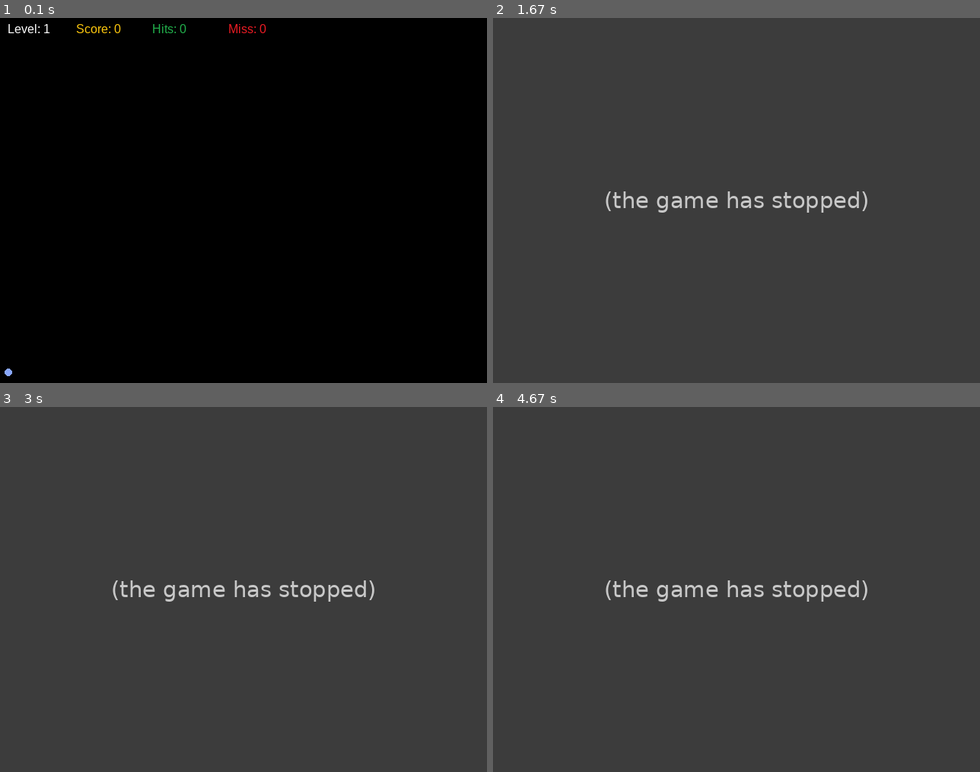
Above: before the commit, frames 1-4 (two rows, left to right).
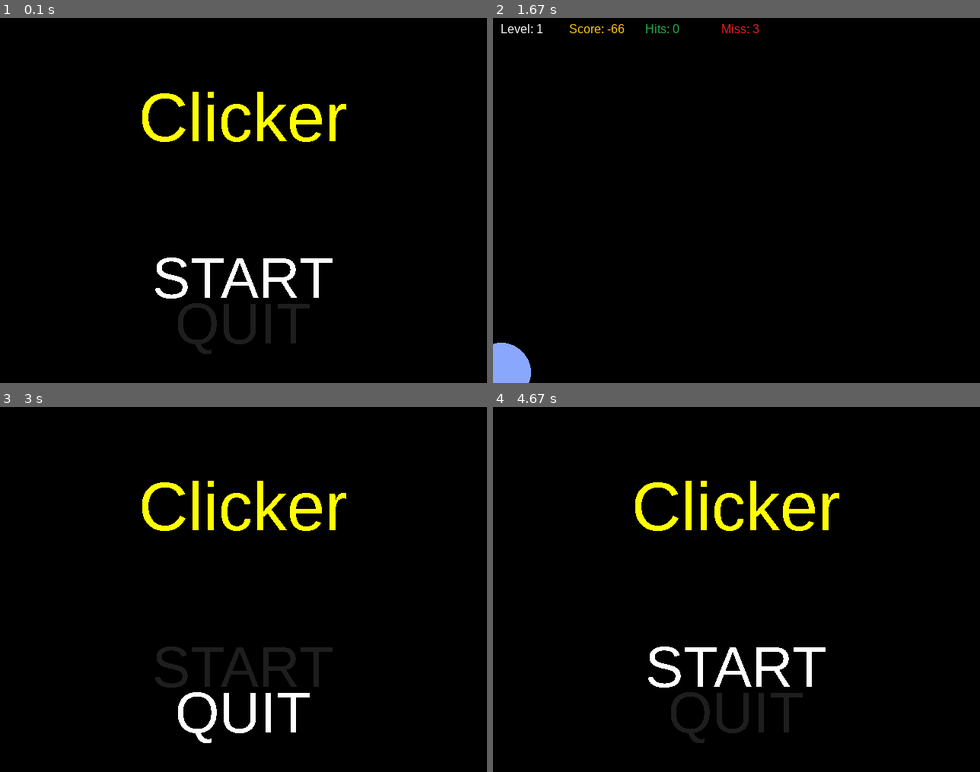
Above: after the commit, the same moments.

Repository: gnigmatullin/Clicker-PyGame
Game: pygame game, started from clicker.py
The game is run twice, just before and just after one commit, with the same random seed, the same clock (stepped at 60 frames per second) and the same inputs.
Inputs (mouse positions are in pixels of both pictures, inside the frame that each line leads up to):
- Up to frame 1 (0.1 s): no input
- Up to frame 2 (1.67 s): tap Enter at 0.33 s; click "Level: 1" at 0.72 s; click "Level: 1" at 1.05 s; click (785, 280) at 1.38 s
- Up to frame 3 (3 s): click (423, 717) at 1.72 s; click (126, 516) at 2.05 s; hold Up 2.33-2.63 s; hold Down 2.67-2.97 s
- Up to frame 4 (4.67 s): hold Up 3-3.37 s; hold Down 3.4-3.77 s; hold Up 3.8-4.1 s; hold Down 4.13-4.43 s; hold Up from 4.47 s (still down)

The runs differ from the first frame. In frame 1, 4.3% of the frame differs, in the area x 0-72%, y 1-99%; in frame 2, 100%; in frame 3, 100%, in the area x 0-100%, y 0-100%; in frame 4, 100%.
Before the commit the program exited at 1.1 s; later frames show no game.

Commit message:
Added game menu

Diff:
--- a/clicker.py
+++ b/clicker.py
@@ -1,7 +1,27 @@
 import pygame
 from random import randrange
 
-# get random color except black
+# Init game
+pygame.init()
+screen_width = 640
+screen_height = 480
+icon = pygame.image.load('icon.png')
+pygame.display.set_icon(icon)
+screen = pygame.display.set_mode((screen_width, screen_height))
+pygame.display.set_caption('Clicker')
+# Colors
+white = (255, 255, 255)
+black = (0, 0, 0)
+gray = (30, 30, 30)
+red = (255, 0, 0)
+green = (0, 255, 0)
+blue = (0, 0, 255)
+yellow = (255, 255, 0)
+# Game Framerate
+clock = pygame.time.Clock()
+FPS = 30
+
+# Get random color except black
 def get_color():
     red = randrange(255)
     green = randrange(255)
@@ -12,18 +32,57 @@
         color = (red, green, blue)
     return color
 
+# Text Renderer
+def text_format(message, textSize, textColor):
+    newFont = pygame.font.SysFont("arial", textSize)
+    newText = newFont.render(message, 0, textColor)
+    return newText
+
+# Main Menu
+def main_menu():
+    menu=True
+    selected="start"
+    while menu:
+        for event in pygame.event.get():
+            if event.type==pygame.QUIT:
+                pygame.quit()
+                quit()
+            if event.type==pygame.KEYDOWN:
+                if event.key==pygame.K_UP:
+                    selected="start"
+                elif event.key==pygame.K_DOWN:
+                    selected="quit"
+                if event.key==pygame.K_RETURN:
+                    if selected=="start":
+                        main()
+                    if selected=="quit":
+                        pygame.quit()
+                        quit()
+        # Main Menu UI
+        screen.fill(black)
+        title=text_format("Clicker", 90, yellow)
+        if selected=="start":
+            text_start=text_format("START", 75, white)
+        else:
+            text_start = text_format("START", 75, gray)
+        if selected=="quit":
+            text_quit=text_format("QUIT", 75, white)
+        else:
+            text_quit = text_format("QUIT", 75, gray)
+
+        title_rect=title.get_rect()
+        start_rect=text_start.get_rect()
+        quit_rect=text_quit.get_rect()
+
+        # Main Menu Text
+        screen.blit(title, (screen_width/2 - (title_rect[2]/2), 80))
+        screen.blit(text_start, (screen_width/2 - (start_rect[2]/2), 300))
+        screen.blit(text_quit, (screen_width/2 - (quit_rect[2]/2), 360))
+        pygame.display.update()
+        clock.tick(FPS)
+
 def main():
-    # init game
-    pygame.init()
-    clock = pygame.time.Clock()
-    screen_width = 640
-    screen_height = 480
-    icon = pygame.image.load('icon.png')
-    pygame.display.set_icon(icon)
-    screen = pygame.display.set_mode((screen_width, screen_height))
-    pygame.display.set_caption('Clicker')
     font = pygame.font.SysFont("arial", 16)
-
     level = 1
     score = 0
     hits = 0
@@ -36,7 +95,6 @@
     pos = (10+randrange(screen_width-10), 10+randrange(screen_height-10))
 
     run = True
-
     # main game cycle
     while run:
         # process events
@@ -81,7 +139,7 @@
         if score <= -100:
             run = False
         # delay
-        clock.tick(60)
+        clock.tick(FPS)
 
     # game over
     screen.fill((0, 0, 0))
@@ -92,4 +150,4 @@
     pygame.event.clear()
     pygame.event.wait()
 
-main()
+main_menu()
